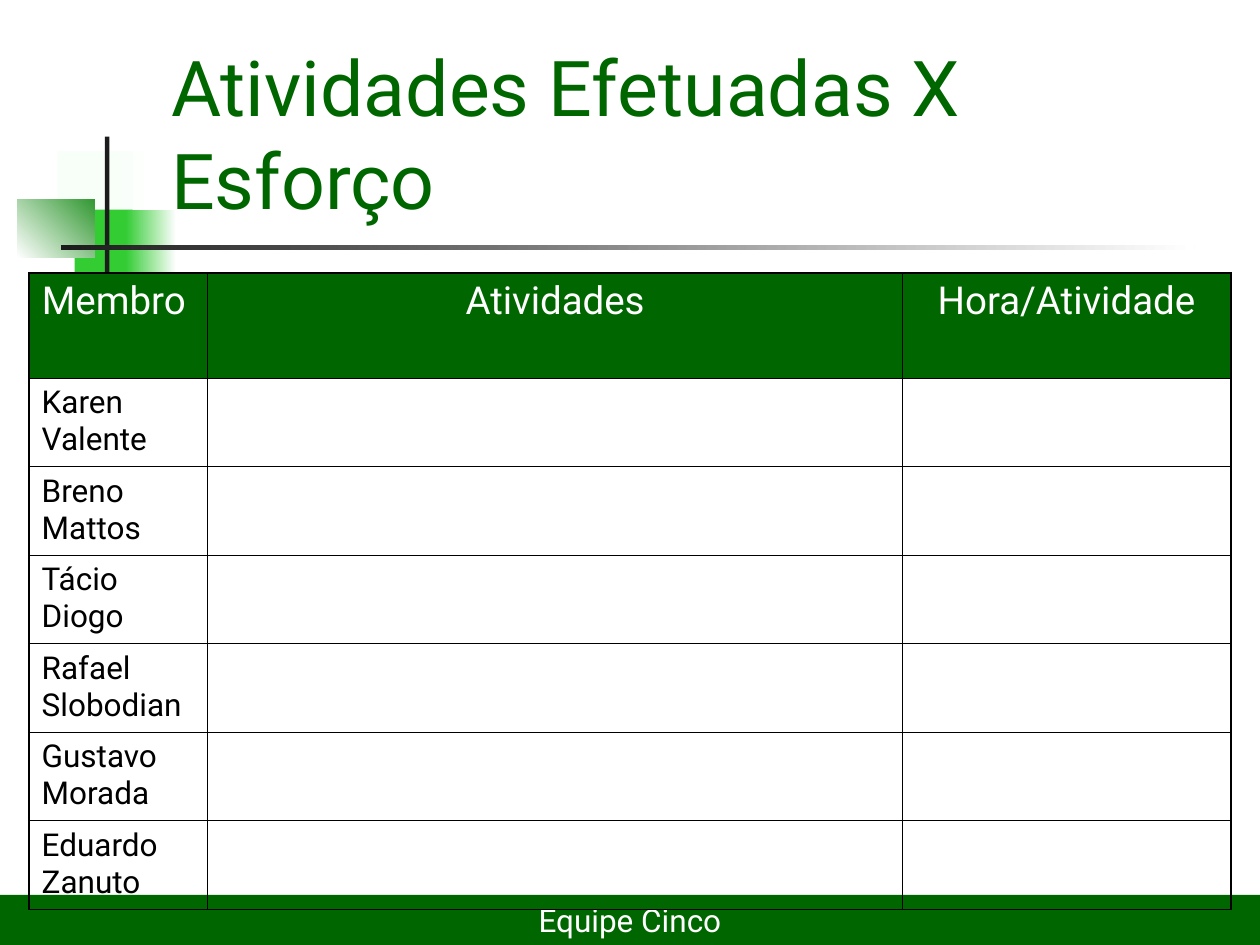
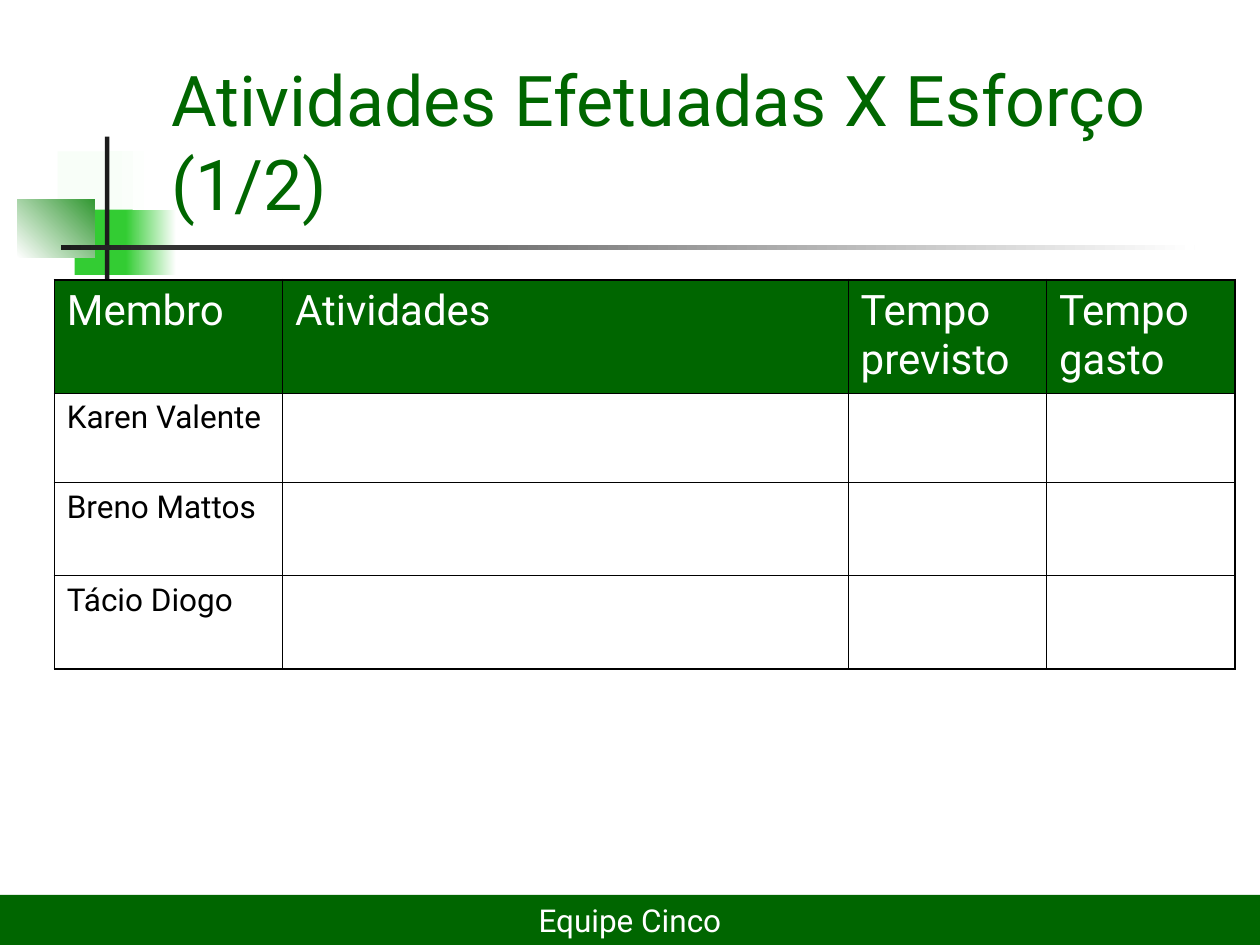
Before and after one commit to lDarthKill/xadrez-es2-compuff, a slide deck: slide 3 of Documentos/Projeto Xadrez2seminário.ppt. Drawn at 1260x945 pixels with LibreOffice and Linux fonts; fonts in the diff are those of the drawing. Boxes give left, top, right and bottom in pixels: in the first picture for what was removed or moved away, otherwise in the second. Text is boxed around its words. In the diff, an @@ line names an element or a change of style, - is before the commit and + after.

```diff
--- a/Documentos/Projeto Xadrez2seminário.ppt
+++ b/Documentos/Projeto Xadrez2seminário.ppt
@@ title at bbox=[171, 72, 1145, 226]: text changed; size 44 to 40 pt @@
-Atividades Efetuadas X Esforço
+Atividades Efetuadas X Esforço (1/2)
@@ table at bbox=[54, 280, 1235, 669] @@
-Membro | Atividades | Hora/Atividade
-Karen Valente |  | 
-Breno Mattos |  | 
-Tácio Diogo |  | 
-Rafael Slobodian |  | 
-Gustavo Morada |  | 
-Eduardo Zanuto |  | 
+Membro | Atividades | Tempo previsto | Tempo gasto
+Karen Valente |  |  | 
+Breno Mattos |  |  | 
+Tácio Diogo |  |  | 
@@ table: place and size @@
-table at bbox=[29, 272, 1231, 904]
+table at bbox=[54, 280, 1235, 669]
```
Also in this commit, not shown: 13 other slides changed, 2 slides added.
